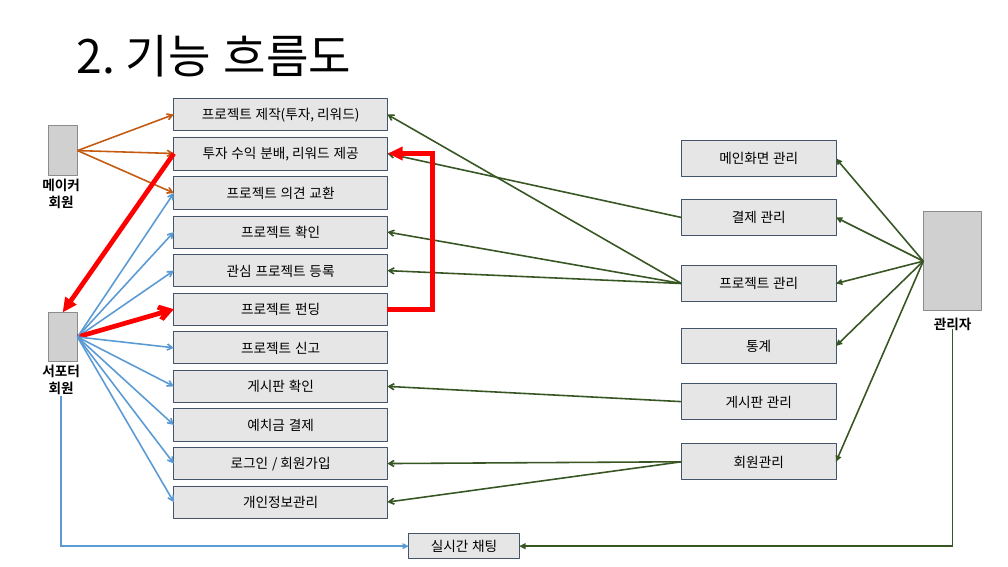
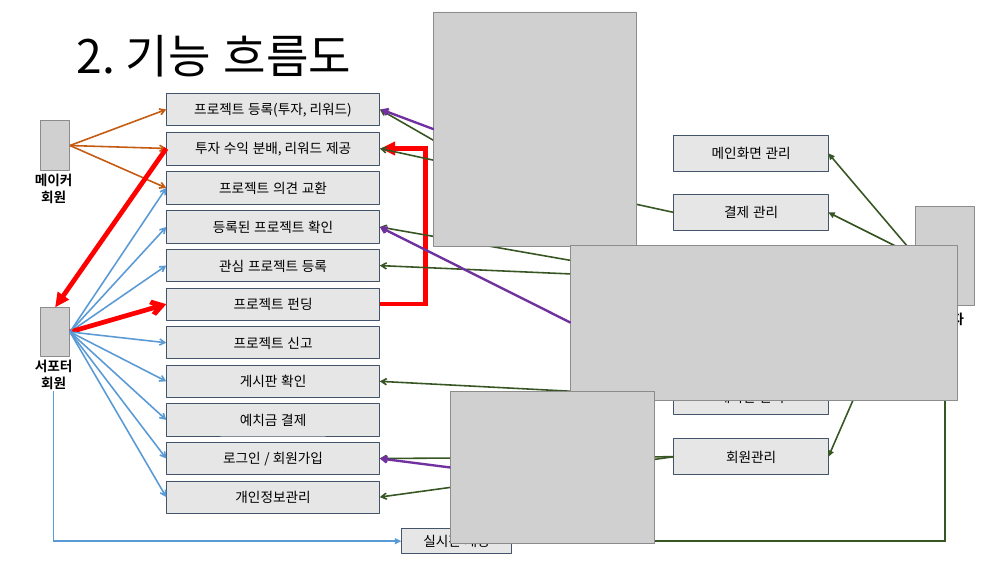
Before and after one commit to ezenteam2/EzenCrowdFunding, a slide deck: slide 5 of project03 - 발표1.pptx. Drawn at 1008x567 pixels with LibreOffice and Linux fonts; fonts in the diff are those of the drawing; grey boxes stand for pictures; background and template pictures are left out. Boxes give left, top, right and bottom in pixels: in the first picture for what was removed or moved away, otherwise in the second. Text is boxed around its words. In the diff, an @@ line names an element or a change of style, - is before the commit and + after.

```diff
--- a/project03 - 발표1.pptx
+++ b/project03 - 발표1.pptx
@@ text in rectangle at (194,102,352,117): text changed @@
-프로젝트 제작(투자, 리워드)
+프로젝트 등록(투자, 리워드)
@@ 11 rectangles, 1 text, 1 elbow arrow, 1 arrow: place and size @@
-11 rectangles, 1 text, 1 elbow arrow, 1 arrow at (63,98,972,547)
+11 rectangles, 1 text, 1 elbow arrow, 1 arrow at (55,93,964,541)
@@ 22 arrows, 5 rectangles, 3 pictures, 2 texts, 2 elbow arrows: place and size @@
-22 arrows, 5 rectangles, 3 pictures, 2 texts, 2 elbow arrows at (42,114,982,559)
+22 arrows, 5 rectangles, 3 pictures, 2 texts, 2 elbow arrows at (35,110,974,554)
@@ text in rectangle at (213,220,333,233): text changed @@
-프로젝트 확인
+등록된 프로젝트 확인
@@ group removed at (681,261,923,364): 2 rectangles, 2 arrows @@
-프로젝트 관리
-통계
@@ group added at (380,12,957,544): 3 pictures, 3 arrows @@
```
Also in this commit, not shown: 12 other slides changed, 2 slides added, 1 other file.
